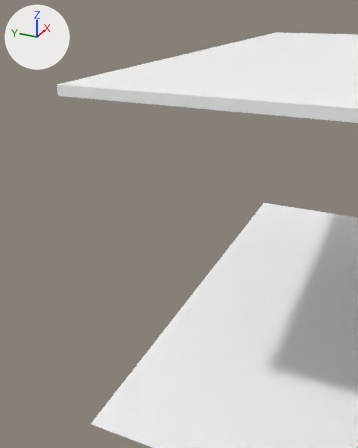
What one commit did to the FBX model thirdparty/BlenderSceneExporter/Content/Meshes/SM_Plane.fbx.
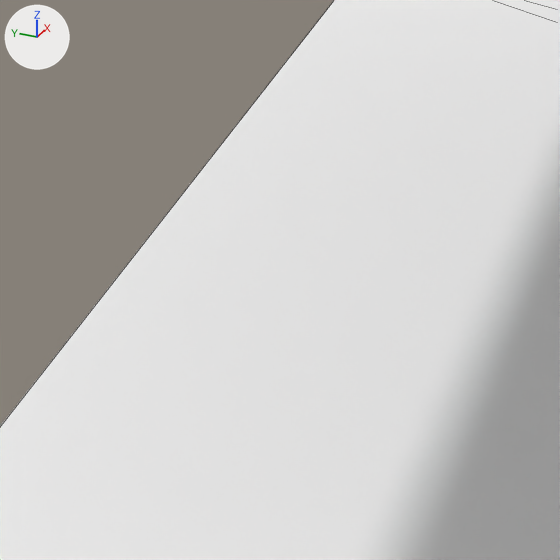
Each version is shown from a 50 mm lens placed at (-9.66, 3.4, 6.02), pointed at (-0.1, 7.7, 1.24), then close up on the part from 46% to 88% of the width and 48% to 81% of the height. The lights are fixed; the arrows at upper left show +X, +Y and +Z. The close-ups show mesh edges as thin lines.

Before the edit, the objects in view are built like this:
```python
me_plane = bpy.data.meshes.new('Plane')
me_plane.from_pydata(...)  # 14 vertices, 16 faces; spans x -5.0..5.0, y -7.0..7.0, z 0.0..5.12
me_plane.materials.append(mat_m_wall)  # white #ffffff
ob_plane = bpy.data.objects.new('Plane', me_plane)
ob_plane.location = (0.0, 0.0, 0.0)
```
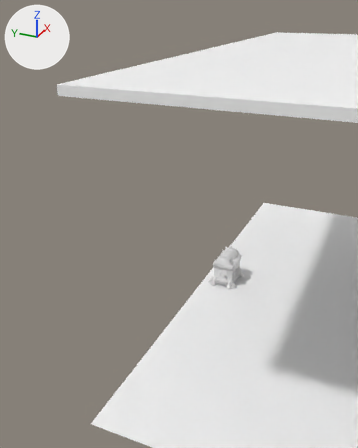
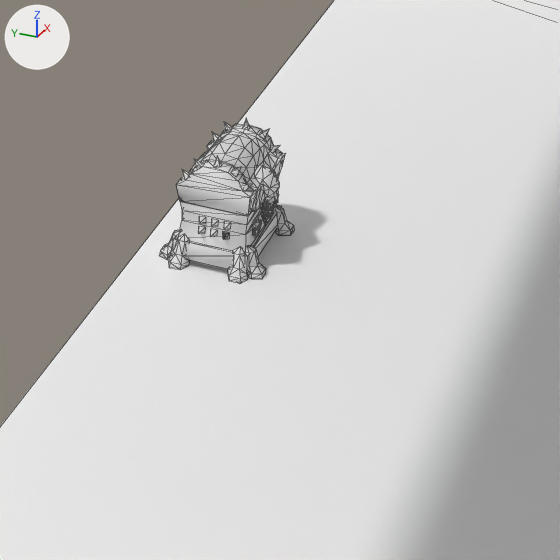
Pixel boxes [x1, y1, x2, y2] of what changed, in the close-ups (560 x 560 px):
'Chest', added: after [159, 118, 294, 283]

The change, as a diff of the scene's bpy script:
```diff
--- a/thirdparty/BlenderSceneExporter/Content/Meshes/SM_Plane.fbx.py
+++ b/thirdparty/BlenderSceneExporter/Content/Meshes/SM_Plane.fbx.py
@@ mat_m_chest @@
+mat_m_chest = principled_material('M_Chest')
+mat_m_chest.base_color = (0.8, 0.8, 0.8)  # white #e7e7e7
@@ me_chest @@
+me_chest.from_pydata(...)  # 715 vertices, 1048 faces; spans x -0.416..0.417, y -0.308..0.358, z -0.003..0.751
+me_chest.materials.append(mat_m_chest)  # its picture is missing
@@ ob_chest @@
+ob_chest = bpy.data.objects.new('Chest', me_chest)
+ob_chest.location = (0.0, 6.5, 0.0)
```
